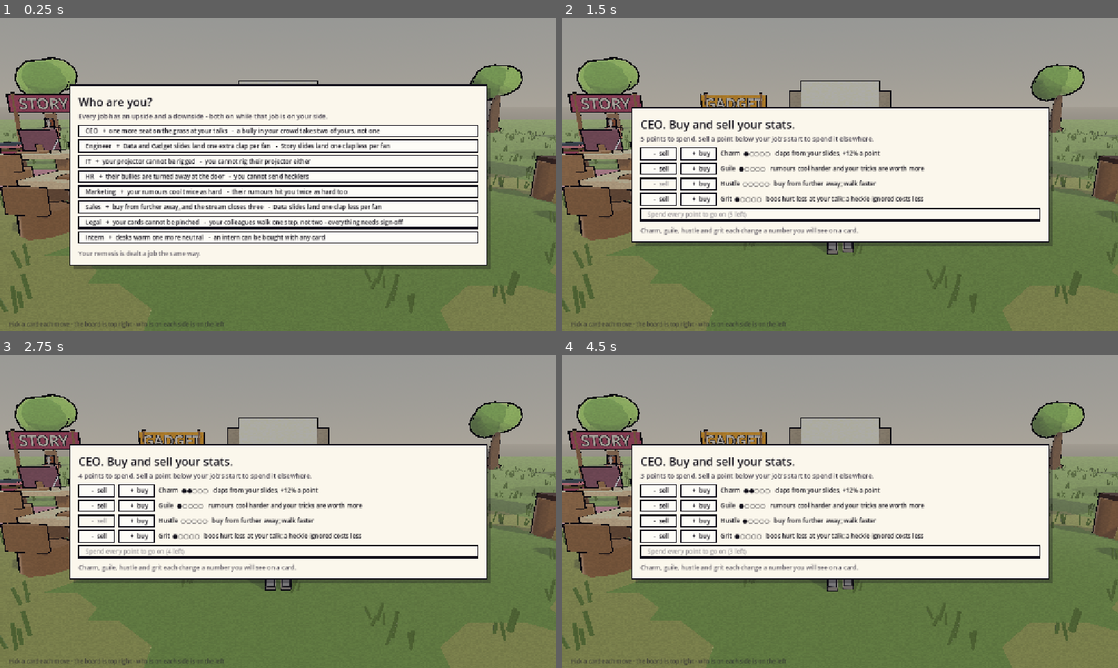
Above: before the commit, frames 1-4 (two rows, left to right).
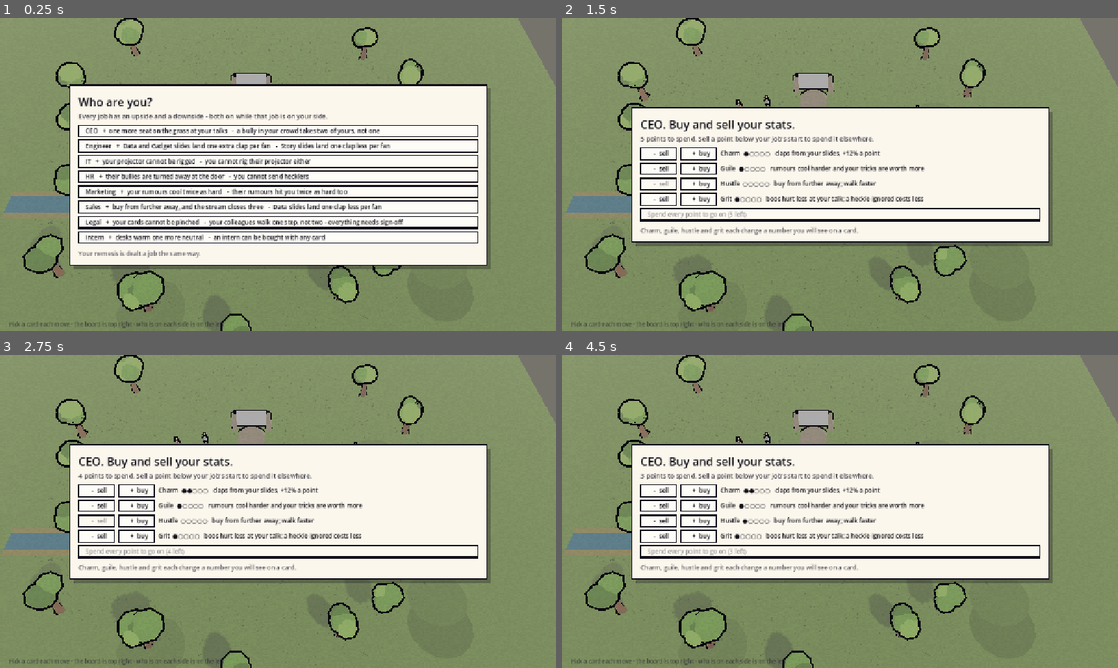
Above: after the commit, the same moments.

Repository: nathandunn/flipbook-field
Game: Godot game, scene res://scenes/main.tscn
Same seed, same stepped clock (60 frames per second), same inputs: the game is played once before the commit and once after it.
Inputs:
- Up to frame 1 (0.25 s): no input
- Up to frame 2 (1.5 s): click "CEO + one more seat on the gr…" at 0.5 s; click "- sell" at 1.25 s
- Up to frame 3 (2.75 s): click "+ buy" at 2 s
- Up to frame 4 (4.5 s): click "- sell" at 2.75 s; click "+ buy" at 3.5 s; click "+ buy" at 4.25 s

The runs differ from the first frame. In frame 1, 41% of the frame differs, in the area x 0-100%, y 0-100%; in frame 2, 51%; in frame 3, 51%; in frame 4, 51%.

Commit message:
Board camera: watch the whole office from above
- The over-the-shoulder follow camera is replaced by a high board camera
  (about nine times further out) that frames the whole office - desks, Break
  room, Rock, Stream - so every move by you, them and every colleague can be
  watched room to room. Framing is computed per frame into the clear middle
  of the window; narrow windows get the full-screen shot
- The move list docks as a right-hand column under the floor plan (cards wrap)
  and the roster is a little narrower, to leave the middle to the board
- Talks still cut to the stage camera at the Rock

Co-Authored-By: Claude Opus 5.5 <noreply@anthropic.com>
Claude-Session: https://claude.ai/code/session_01QVFjdR5Wx9YraLvh63mEVL

Diff:
--- a/project/scripts/game.gd
+++ b/project/scripts/game.gd
@@ -40,6 +40,14 @@
 
 const PLAYER_SCENE := preload("res://scenes/player.tscn")
 const NEMESIS_SPEEDUP := 3.0
+## The board camera: vertical field of view, and how steeply it looks down.
+const BOARD_FOV := 40.0
+const BOARD_PITCH := 54.0
+## What has to fit in the shot: the office's footprint on the grass (desks at
+## the left, the Break room at the right, the Rock at the back, the Stream at
+## the front), in metres.
+const BOARD_MIN := Vector2(-15.0, -14.0)
+const BOARD_MAX := Vector2(14.0, 13.0)
 ## Faces 0 and 1 are spoken for - the two drawings cast as the player and the
 ## nemesis. The rest are dealt from a shuffled deck so no two people in a match
 ## wear the same face.
@@ -90,6 +98,10 @@
 var _face_deck: Array[int] = []
 var _busy: bool = false
 var talk_cam: Camera3D
+## The board camera: high over the whole office, so every move can be watched
+## from room to room. It replaced the over-the-shoulder follow camera, which
+## showed a wall of backs and none of the board.
+var board_cam: Camera3D
 
 var planner: Planner
 var setup: Setup
@@ -137,6 +149,14 @@
 	talk_cam.global_position = Office.ROCK_POS + Vector3(10.5, 4.2, 2.0)
 	talk_cam.look_at(Office.ROCK_POS + Vector3(0.5, 1.3, 4.2))
 
+	board_cam = Camera3D.new()
+	board_cam.name = "BoardCamera"
+	board_cam.fov = BOARD_FOV
+	board_cam.far = 400.0
+	add_child(board_cam)
+	board_cam.current = true
+	dialogue.camera = board_cam
+
 	talk_ui.round_closed.connect(_on_round_closed)
 
 	planner = Planner.new()
@@ -427,7 +447,7 @@
 	player = PLAYER_SCENE.instantiate()
 	add_child(player)
 	player.global_position = Vector3(0, 0.2, 4.0)
-	dialogue.camera = player.camera
+	dialogue.camera = board_cam if board_cam else player.camera
 	touch.player = player
 
 
@@ -553,6 +573,43 @@
 	# The roster is the table; the talk and the round card sit on top of it.
 	roster.visible = _started and not talk_ui.visible
 	floor_plan.visible = _started and not talk_ui.visible
+	if board_cam and board_cam.current:
+		_frame_board()
+
+
+## Aim the board camera so the whole office fits in the part of the window the
+## panels leave clear: between the roster on the left and the move list on the
+## right. Recomputed every frame, so any window size frames the same board.
+func _frame_board() -> void:
+	var vp := get_viewport().get_visible_rect().size
+	if vp.x <= 0.0 or vp.y <= 0.0:
+		return
+	var left := Roster.W + 24.0
+	var right := vp.x - Planner.COLUMN_W - 32.0
+	var top := 128.0
+	# A narrow window has no room for a clear column: frame the whole screen
+	# and let the panels sit over the grass.
+	if right - left < vp.x * 0.3:
+		left = 0.0
+		right = vp.x
+		top = 0.0
+	var free_w := right - left
+	var free_h := vp.y - top
+	var t := tan(deg_to_rad(BOARD_FOV) * 0.5)
+	var half := (vp.y * 0.5)
+	var pitch := deg_to_rad(BOARD_PITCH)
+	var span_x := (BOARD_MAX.x - BOARD_MIN.x) * 0.5 * 1.08
+	# Seen from above at an angle, depth shrinks by the sine of the pitch.
+	var span_z := (BOARD_MAX.y - BOARD_MIN.y) * 0.5 * sin(pitch) * 1.15
+	var d: float = maxf(span_x * half / (free_w * 0.5 * t), span_z * half / (free_h * 0.5 * t))
+	var center := Vector3((BOARD_MIN.x + BOARD_MAX.x) * 0.5, 0.0, (BOARD_MIN.y + BOARD_MAX.y) * 0.5)
+	board_cam.global_position = center + Vector3(0.0, d * sin(pitch), d * cos(pitch))
+	board_cam.rotation = Vector3(-pitch, 0.0, 0.0)
+	# Slide the picture into the clear area: offsets are in metres on the
+	# camera's own plane at the focal distance.
+	var px_per_m := half / (d * t)
+	board_cam.h_offset = -((left + right) * 0.5 - vp.x * 0.5) / px_per_m
+	board_cam.v_offset = -((top + vp.y) * 0.5 - vp.y * 0.5) / px_per_m
 
 
 # --- one move ----------------------------------------------------------------
@@ -1758,8 +1815,8 @@
 	satchel[side].clear()
 
 	talk_cam.current = false
-	if player and player.camera:
-		player.camera.current = true
+	if board_cam:
+		board_cam.current = true
 	if side == Arch.Side.PLAYER:
 		player.global_position = office.rock_point + Vector3(0, 0.3, 2.4)
 
--- a/project/scripts/planner.gd
+++ b/project/scripts/planner.gd
@@ -15,6 +15,9 @@
 
 const PAPER := Color("fbf7ec")
 const INK := Color("12101a")
+## Width of the move list when it is docked as a column on the right, which
+## leaves the middle of the window to the board.
+const COLUMN_W := 460.0
 
 ## "off" | "offer" | "run"
 var _mode: String = "off"
@@ -39,6 +42,9 @@
 
 	_title = _label(24, INK)
 	_sub = _label(15, Color(0.13, 0.11, 0.18, 0.85))
+	# The hand line can outgrow a column; trim it rather than widen the panel.
+	_sub.clip_text = true
+	_sub.text_overrun_behavior = TextServer.OVERRUN_TRIM_ELLIPSIS
 	_hint = _label(14, Color(0.13, 0.11, 0.18, 0.70))
 	_hint.autowrap_mode = TextServer.AUTOWRAP_WORD_SMART
 
@@ -154,7 +160,9 @@
 	var b := Button.new()
 	b.text = text
 	b.add_theme_font_size_override("font_size", 13)
-	b.custom_minimum_size = Vector2(560, 26)
+	b.custom_minimum_size = Vector2(400, 26)
+	# A narrow column wraps a long card onto two lines rather than cutting it.
+	b.autowrap_mode = TextServer.AUTOWRAP_WORD_SMART
 	b.focus_mode = Control.FOCUS_NONE
 	b.alignment = HORIZONTAL_ALIGNMENT_LEFT
 	b.disabled = not enabled
@@ -198,16 +206,25 @@
 	var lo: float = left_margin + 12.0
 	var w: float = minf(940.0, vp.x - lo - 20.0)
 	var pad := 20.0
+	# Docked on the right, under the floor plan, when the window is wide enough
+	# to keep the board clear in the middle; along the bottom otherwise.
+	var docked: bool = vp.x - lo - COLUMN_W - 32.0 >= vp.x * 0.3
+	if docked:
+		w = COLUMN_W
+	_hint.size.x = w - pad * 2.0
 
 	# Measured, not guessed: row height comes from the theme font and the card
 	# margins, and a guessed height once left the last rows off the screen.
 	var head := _title.get_minimum_size().y + 4.0 + _sub.get_minimum_size().y + 8.0
 	var rows := _box.get_combined_minimum_size().y
-	var foot := 0.0 if _mode == "run" else 28.0
+	var foot := 0.0 if _mode == "run" else _hint.get_minimum_size().y + 10.0
 	var h: float = minf(pad * 2.0 + head + rows + foot, vp.y - top_margin - 22.0 - 12.0)
-	_panel_rect = Rect2(
-		Vector2(roundf(lo + (vp.x - lo - 20.0 - w) * 0.5), roundf(vp.y - h - 22.0)), Vector2(w, h)
-	)
+	if docked:
+		_panel_rect = Rect2(Vector2(roundf(vp.x - w - 16.0), roundf(top_margin)), Vector2(w, h))
+	else:
+		_panel_rect = Rect2(
+			Vector2(roundf(lo + (vp.x - lo - 20.0 - w) * 0.5), roundf(vp.y - h - 22.0)), Vector2(w, h)
+		)
 
 	var x := _panel_rect.position.x + pad
 	var y := _panel_rect.position.y + pad
@@ -216,7 +233,7 @@
 	_title.position = Vector2(x, y)
 	y += _title.size.y + 4
 
-	_sub.size = _sub.get_minimum_size()
+	_sub.size = Vector2(_panel_rect.size.x - pad * 2.0, _sub.get_minimum_size().y)
 	_sub.position = Vector2(x, y)
 	y += _sub.size.y + 8
 
@@ -227,8 +244,8 @@
 	for c in _box.get_children():
 		(c as Control).custom_minimum_size.x = _panel_rect.size.x - pad * 2.0 - 12.0
 
-	_hint.size = Vector2(_panel_rect.size.x - pad * 2.0, 22)
-	_hint.position = Vector2(x, _panel_rect.end.y - pad - 16.0)
+	_hint.size = Vector2(_panel_rect.size.x - pad * 2.0, _hint.get_minimum_size().y)
+	_hint.position = Vector2(x, _panel_rect.end.y - pad - _hint.size.y + 4.0)
 
 	queue_redraw()
 
--- a/project/scripts/roster.gd
+++ b/project/scripts/roster.gd
@@ -12,7 +12,7 @@
 const PAPER := Color("fbf7ec")
 const INK := Color("12101a")
 const SOFT := Color(0.13, 0.11, 0.18, 0.72)
-const W := 360.0
+const W := 320.0
 
 ## The game node; read-only from here.
 var game: Node
Not shown, changed: README.md
Not shown, changed: web/index.html
Not shown, changed: web/index.js.gz
Not shown, changed: web/index.pck
Not shown, changed: web/index.wasm.gz
